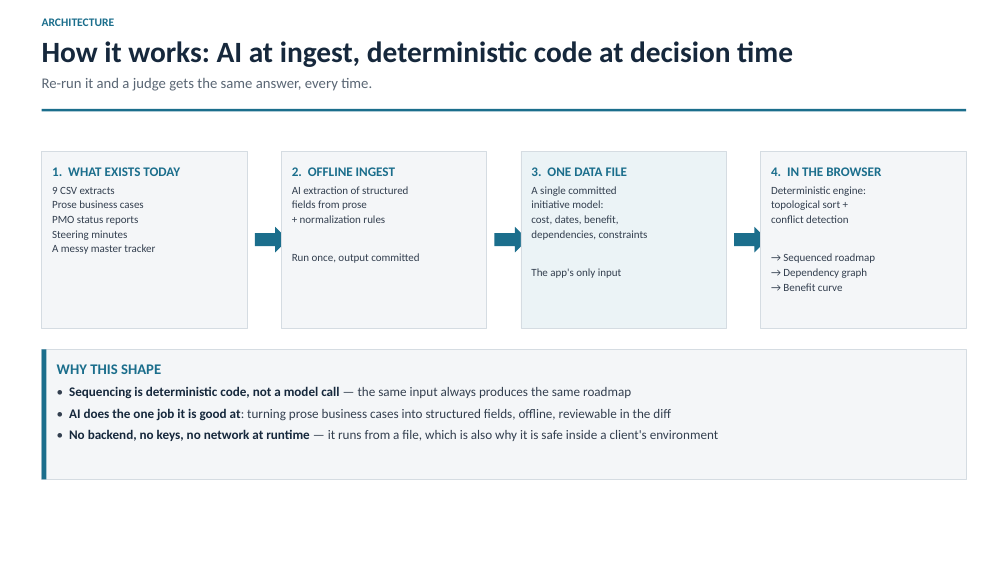
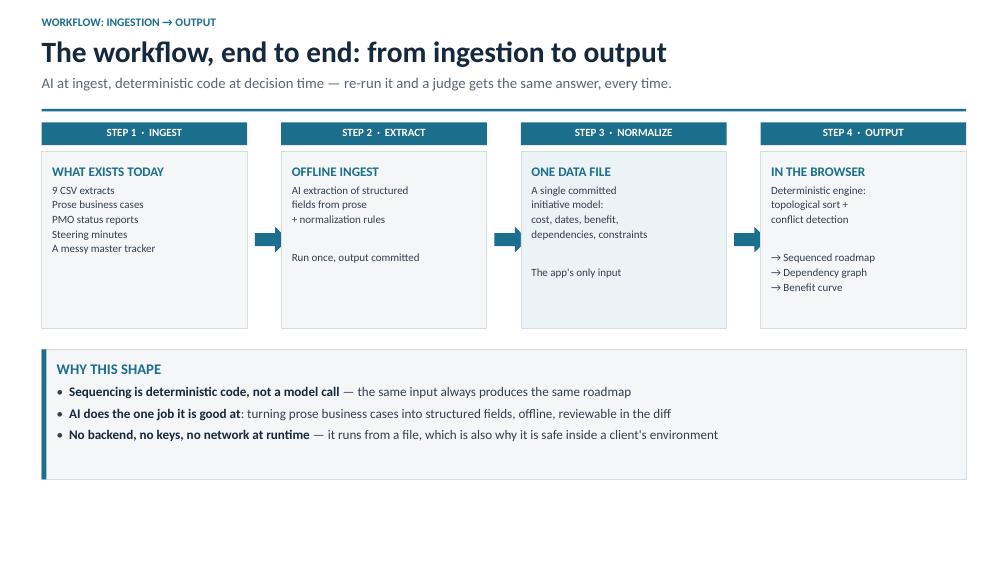
Before and after one commit to Aberdeen-Advisors/hack-team-01, a slide deck: slide 7 of deck/transformation-roadmap-generator.pptx (slide 6 before the commit). Drawn at 1008x567 pixels with LibreOffice and Linux fonts; fonts in the diff are those of the drawing. Boxes give left, top, right and bottom in pixels: in the first picture for what was removed or moved away, otherwise in the second. Text is boxed around its words. In the diff, an @@ line names an element or a change of style, - is before the commit and + after.

```diff
--- a/deck/transformation-roadmap-generator.pptx
+++ b/deck/transformation-roadmap-generator.pptx
@@ text at <box>42,18,216,26</box>: text changed @@
-ARCHITECTURE
+WORKFLOW: INGESTION → OUTPUT
@@ text at <box>42,41,667,67</box>: text changed @@
-How it works: AI at ingest, deterministic code at decision time
+The workflow, end to end: from ingestion to output
@@ text at <box>42,78,672,91</box>: text changed @@
-Re-run it and a judge gets the same answer, every time.
+AI at ingest, deterministic code at decision time — re-run it and a judge gets the same answer, every time.
@@ rectangle added at <box>42,123,247,145</box>, fill #1B6E8C @@
@@ text added at <box>107,129,182,136</box>, 10.5 pt, text #FFFFFF, bold @@
+STEP 1 · INGEST
@@ rectangle added at <box>281,123,487,145</box>, fill #1B6E8C @@
@@ text added at <box>342,128,426,136</box>, 10.5 pt, text #FFFFFF, bold @@
+STEP 2 · EXTRACT
@@ rectangle added at <box>521,123,727,145</box>, fill #1B6E8C @@
@@ text added at <box>575,128,672,136</box>, 10.5 pt, text #FFFFFF, bold @@
+STEP 3 · NORMALIZE
@@ rectangle added at <box>761,123,966,145</box>, fill #1B6E8C @@
@@ text added at <box>823,129,903,136</box>, 10.5 pt, text #FFFFFF, bold @@
+STEP 4 · OUTPUT
@@ text at <box>52,167,164,176</box>: text changed @@
-1. WHAT EXISTS TODAY
+WHAT EXISTS TODAY
@@ text at <box>292,167,379,176</box>: text changed @@
-2. OFFLINE INGEST
+OFFLINE INGEST
@@ text at <box>531,167,610,176</box>: text changed @@
-3. ONE DATA FILE
+ONE DATA FILE
@@ text at <box>771,167,865,176</box>: text changed @@
-4. IN THE BROWSER
+IN THE BROWSER
```
Also in this commit, not shown: 1 slide added, 1 other file.
